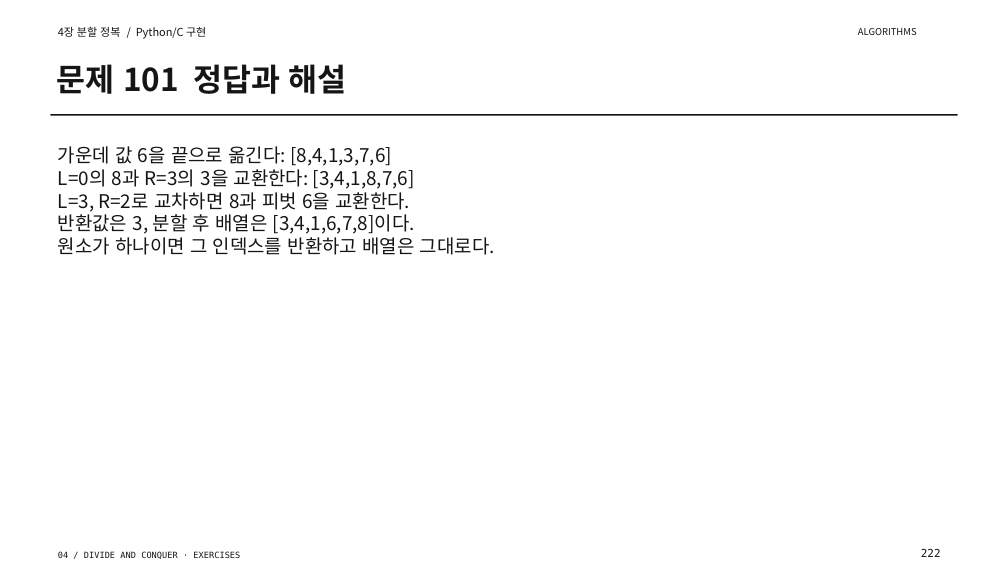
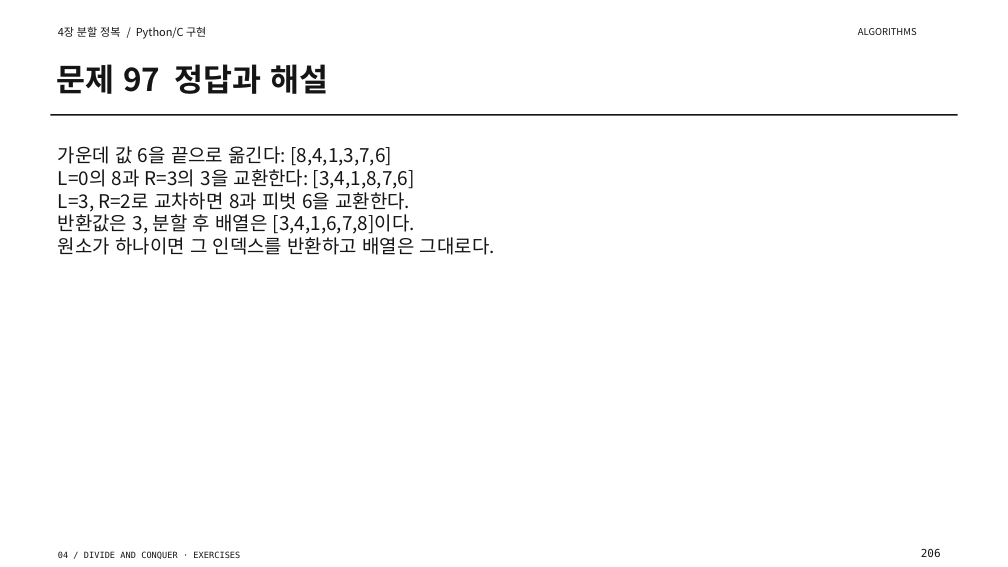
Before and after one commit to Sangdon-Park/Sangdon-Park.github.io, a slide deck: slide 206 of data/알고리즘/4장_연습문제_100문항_수업용.pptx (slide 222 before the commit). Drawn at 1008x567 pixels with LibreOffice and Linux fonts; fonts in the diff are those of the drawing. Boxes give left, top, right and bottom in pixels: in the first picture for what was removed or moved away, otherwise in the second. Text is boxed around its words. In the diff, an @@ line names an element or a change of style, - is before the commit and + after.

```diff
--- a/data/알고리즘/4장_연습문제_100문항_수업용.pptx
+++ b/data/알고리즘/4장_연습문제_100문항_수업용.pptx
@@ text at bbox=[56, 64, 328, 94]: text changed @@
-문제 101 정답과 해설
+문제 97 정답과 해설
@@ text at bbox=[921, 549, 941, 557]: text changed @@
-222
+206
```
Also in this commit, not shown: 17 other slides changed, 28 slides added, 36 slides removed, 15 other files.
